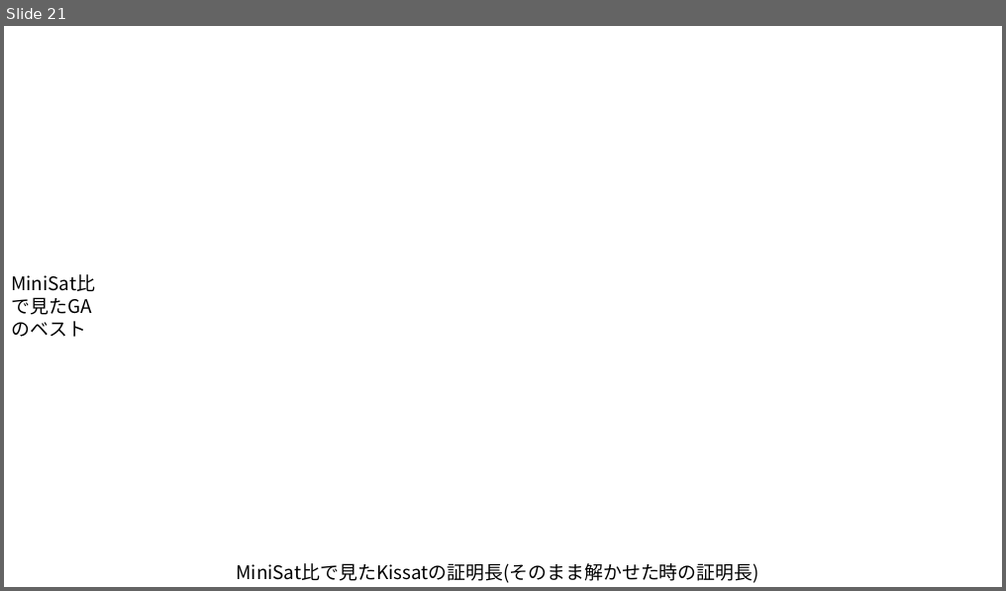
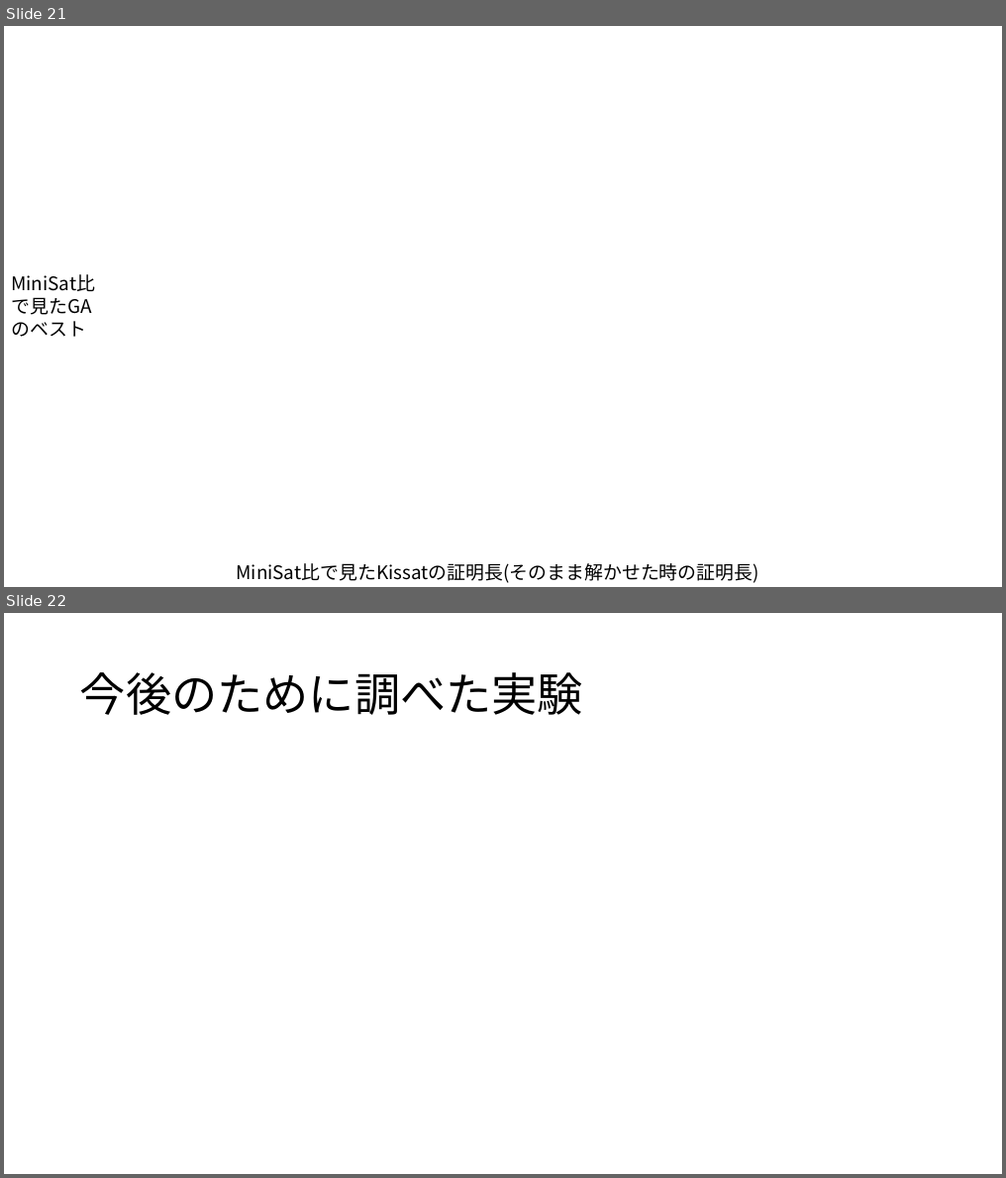
Before and after one commit to swrx782/master-thesis-tex, a slide deck: figures/実験画像.pptx. Shown one above the other, each under a label of ours: slide 21 before the commit, slides 21 and 22 after it. The pictures are 1006x591 and 1006x1178 pixels, drawn with LibreOffice and Linux fonts; fonts in the diff are those of the drawing; background and template pictures are left out. Boxes give left, top, right and bottom in pixels: in the first picture for what was removed or moved away, otherwise in the second. Text is boxed around its words. In the diff, an @@ line names an element or a change of style, - is before the commit and + after.

```diff
--- a/figures/実験画像.pptx
+++ b/figures/実験画像.pptx
@@ slide 22 added at bbox=[4, 613, 1002, 1174], background #FFFFFF @@
@@ title added at bbox=[80, 672, 583, 715], 44 pt, text #000000 @@
+今後のために調べた実験
```
Also in this commit, not shown: 1 other slide added, 1 slide removed, 1 other file.
